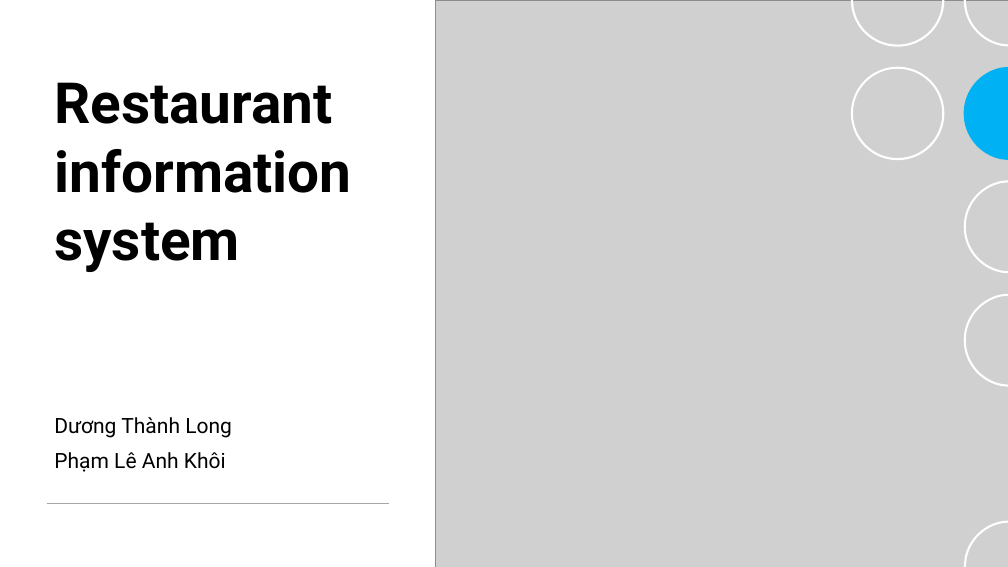
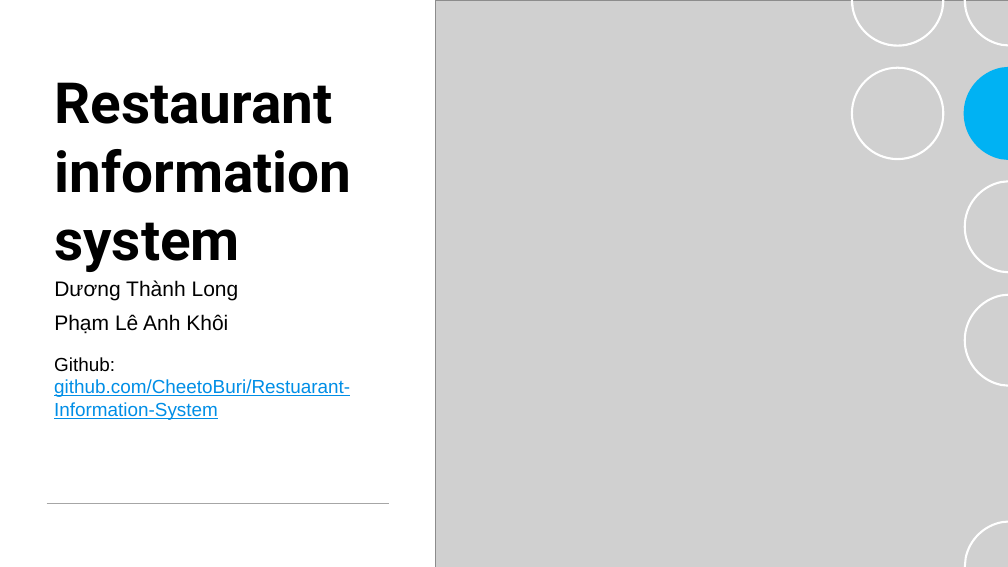
Before and after one commit to CheetoBuri/Restuarant-Information-System, a slide deck: slide 1 of Restaurant Information System.pptx. Drawn at 1008x567 pixels with LibreOffice and Linux fonts; fonts in the diff are those of the drawing; grey boxes stand for pictures. Boxes give left, top, right and bottom in pixels: in the first picture for what was removed or moved away, otherwise in the second. Text is boxed around its words. In the diff, an @@ line names an element or a change of style, - is before the commit and + after.

```diff
--- a/Restaurant Information System.pptx
+++ b/Restaurant Information System.pptx
@@ subtitle "Dương Thành Long": place and size @@
-subtitle "Dương Thành Long" at box(54, 417, 232, 472)
+subtitle "Dương Thành Long" at box(54, 280, 239, 334)
@@ subtitle "Dương Thành Long" at box(54, 280, 239, 334): font Roboto to Arial @@
@@ text added at box(54, 357, 350, 420), 18 pt, text #008EE6, underline @@
+Github: github.com/CheetoBuri/Restuarant-Information-System
```
Also in this commit, not shown: 2 other slides changed, 4 slides added, 1 slide removed, 9 other files.
